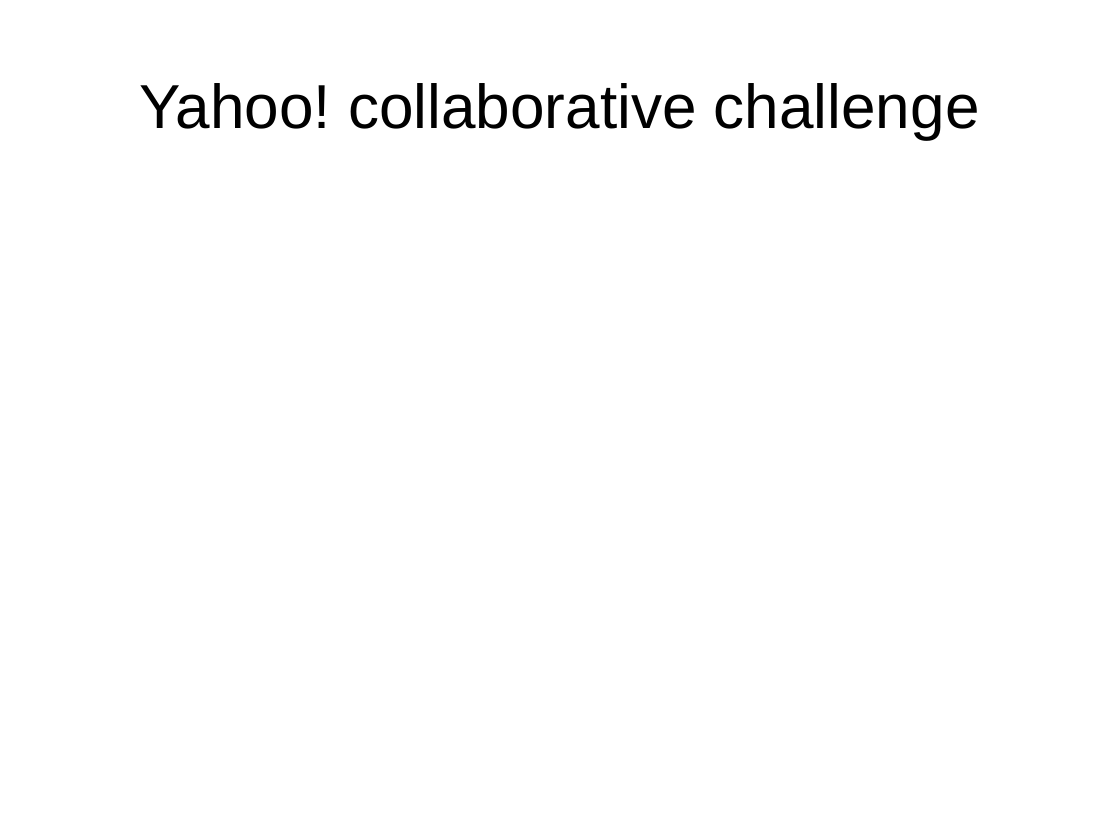
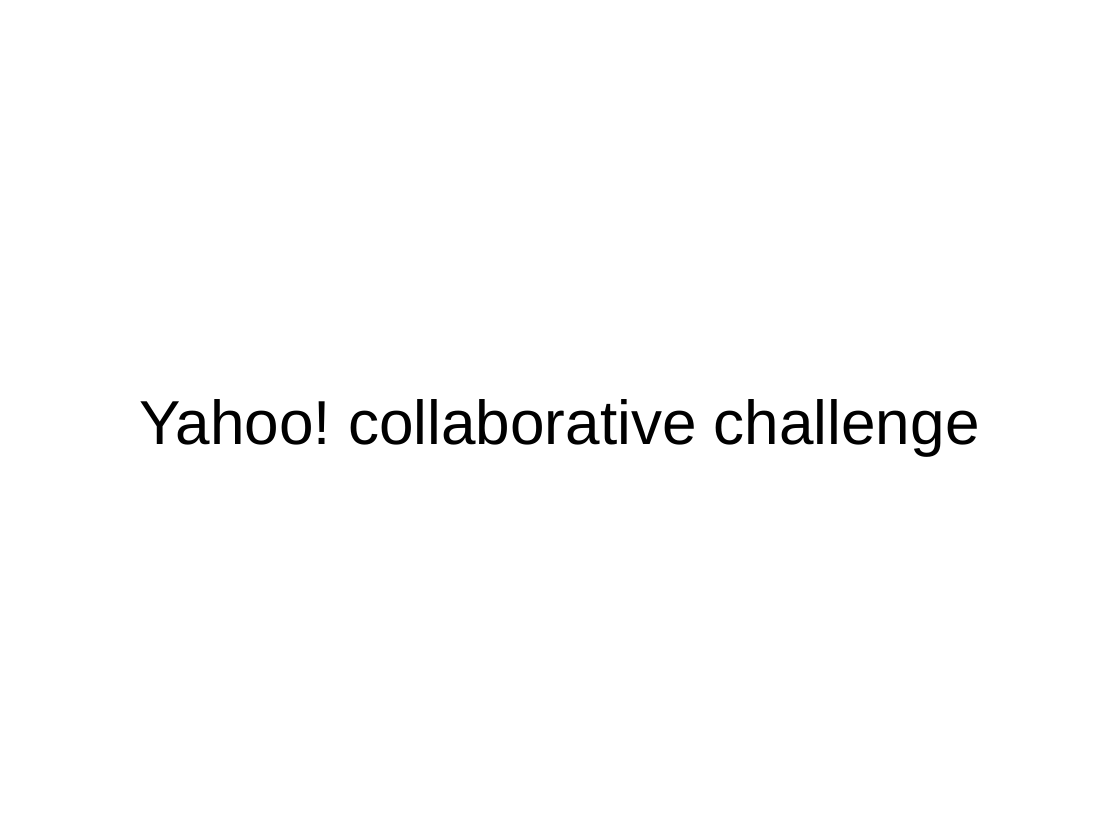
Before and after one commit to MaineC/aim3-tu-berlin, a slide deck: slide 13 of slides/project.odp. Drawn at 1120x840 pixels with LibreOffice and Linux fonts; fonts in the diff are those of the drawing. Boxes give left, top, right and bottom in pixels: in the first picture for what was removed or moved away, otherwise in the second. Text is boxed around its words. In the diff, an @@ line names an element or a change of style, - is before the commit and + after.

```diff
--- a/slides/project.odp
+++ b/slides/project.odp
@@ title "Yahoo! collaborative challenge": place and size @@
-title "Yahoo! collaborative challenge" at (139,83,980,139)
+title "Yahoo! collaborative challenge" at (139,399,980,455)
```
Also in this commit, not shown: 2 other slides changed, 2 slides added, 2 slides removed.
